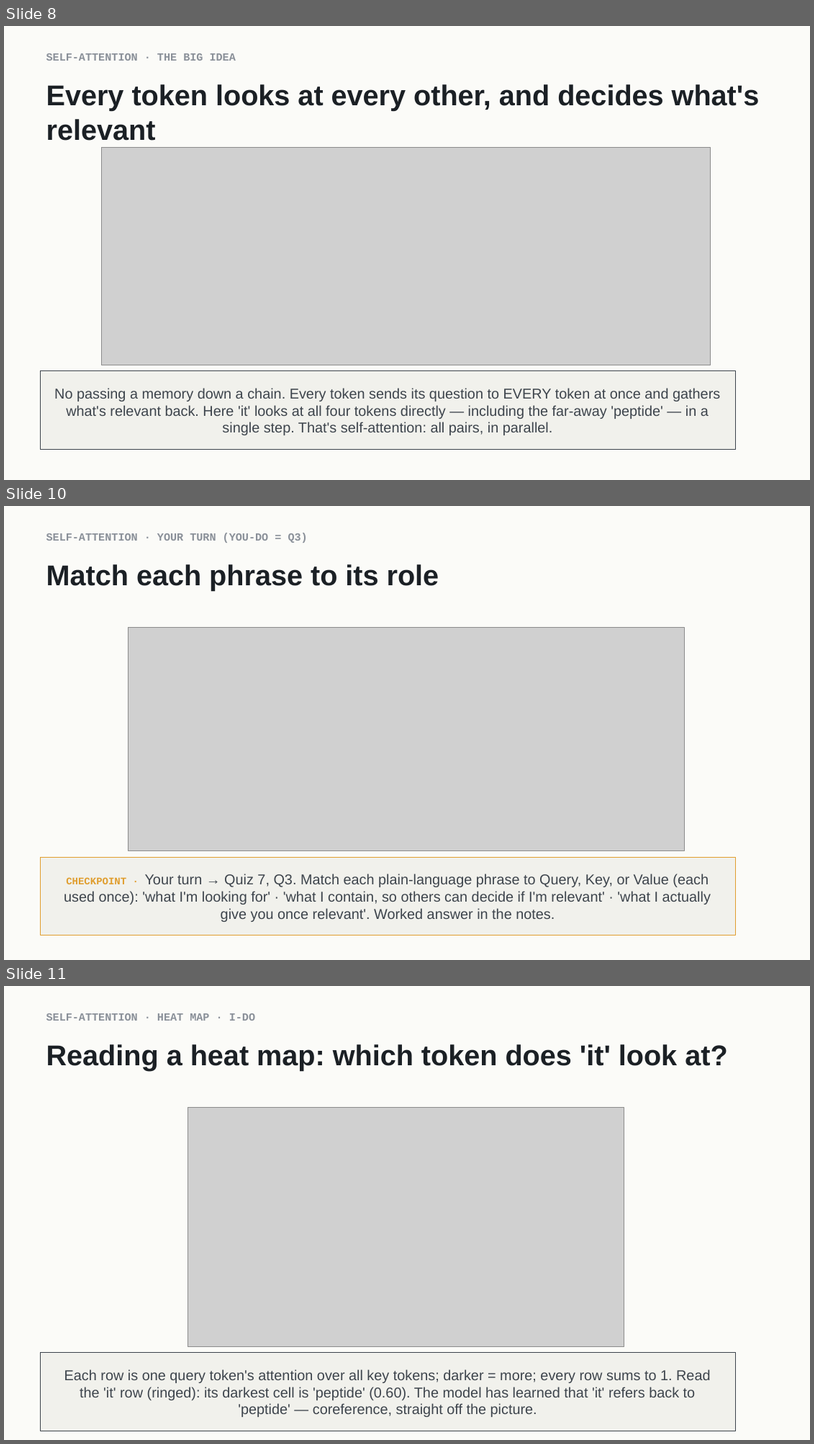
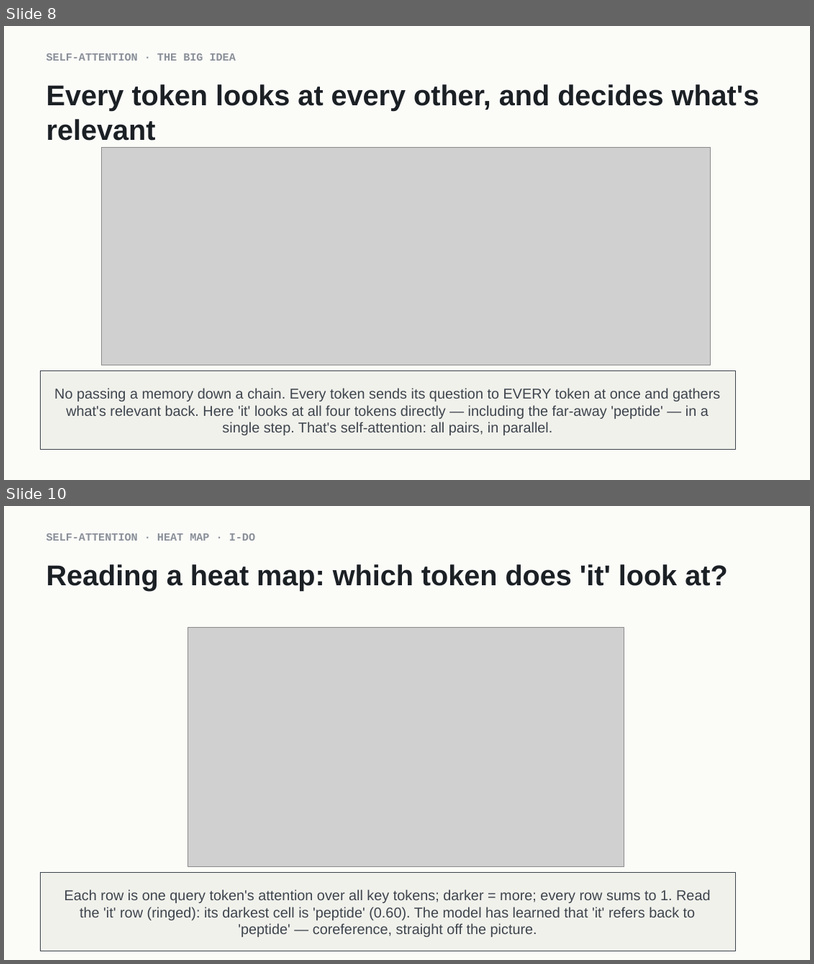
Before and after one commit to indigobio/msacl_dl_course, a slide deck: slides/pptx/lecture07_attention.pptx. Shown one above the other, each under a label of ours: slides 8, 10 and 11 before the commit, slides 8 and 10 after it; the slides between them are not shown. The pictures are 814x1444 and 814x964 pixels, drawn with LibreOffice and Linux fonts; fonts in the diff are those of the drawing; grey boxes stand for pictures. Boxes give left, top, right and bottom in pixels: in the first picture for what was removed or moved away, otherwise in the second. Text is boxed around its words. In the diff, an @@ line names an element or a change of style, - is before the commit and + after.

```diff
--- a/slides/pptx/lecture07_attention.pptx
+++ b/slides/pptx/lecture07_attention.pptx
@@ slide 10 removed at bbox=[4, 506, 810, 960], background #FFFFFF @@
@@ rectangle removed at bbox=[4, 506, 810, 960] @@
@@ text removed at bbox=[46, 533, 308, 543] @@
-SELF-ATTENTION · YOUR TURN (YOU-DO = Q3)
@@ text removed at bbox=[46, 564, 440, 591] @@
-Match each phrase to its role
@@ picture removed at bbox=[128, 627, 684, 851] @@
@@ rectangle removed at bbox=[40, 857, 736, 935] @@
-CHECKPOINT · Your turn → Quiz 7, Q3. Match each plain-language phrase to Query, Key, or Value (each used once): 'what I'm looking for' · 'what I contain, so others can decide if I'm relevant' · 'what I actually give you once relevant'. Worked answer in the notes.
@@ what was slide 11 is now slide 10 @@
```
Also in this commit, not shown: 4 slides changed, 2 slides added, 2 other slides removed, 10 other files.
